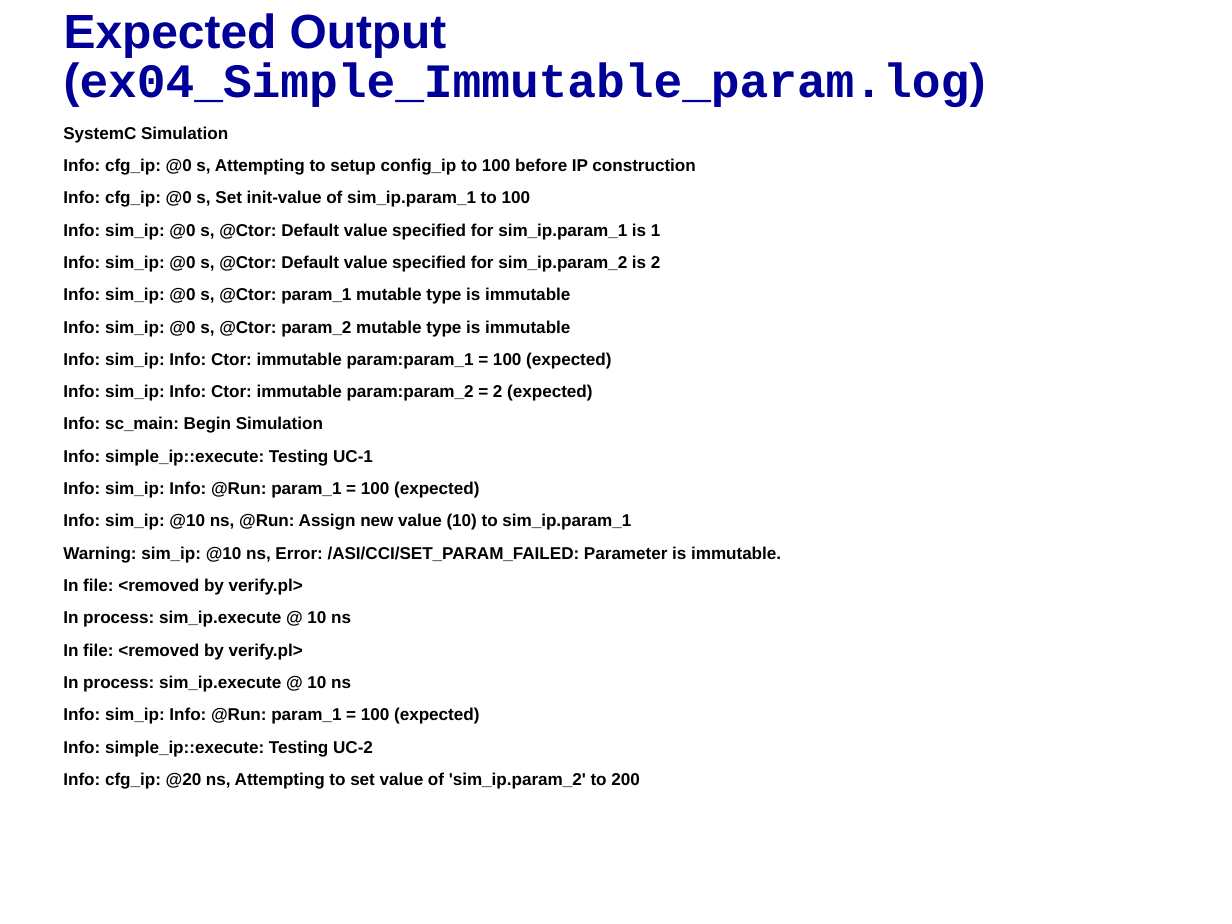
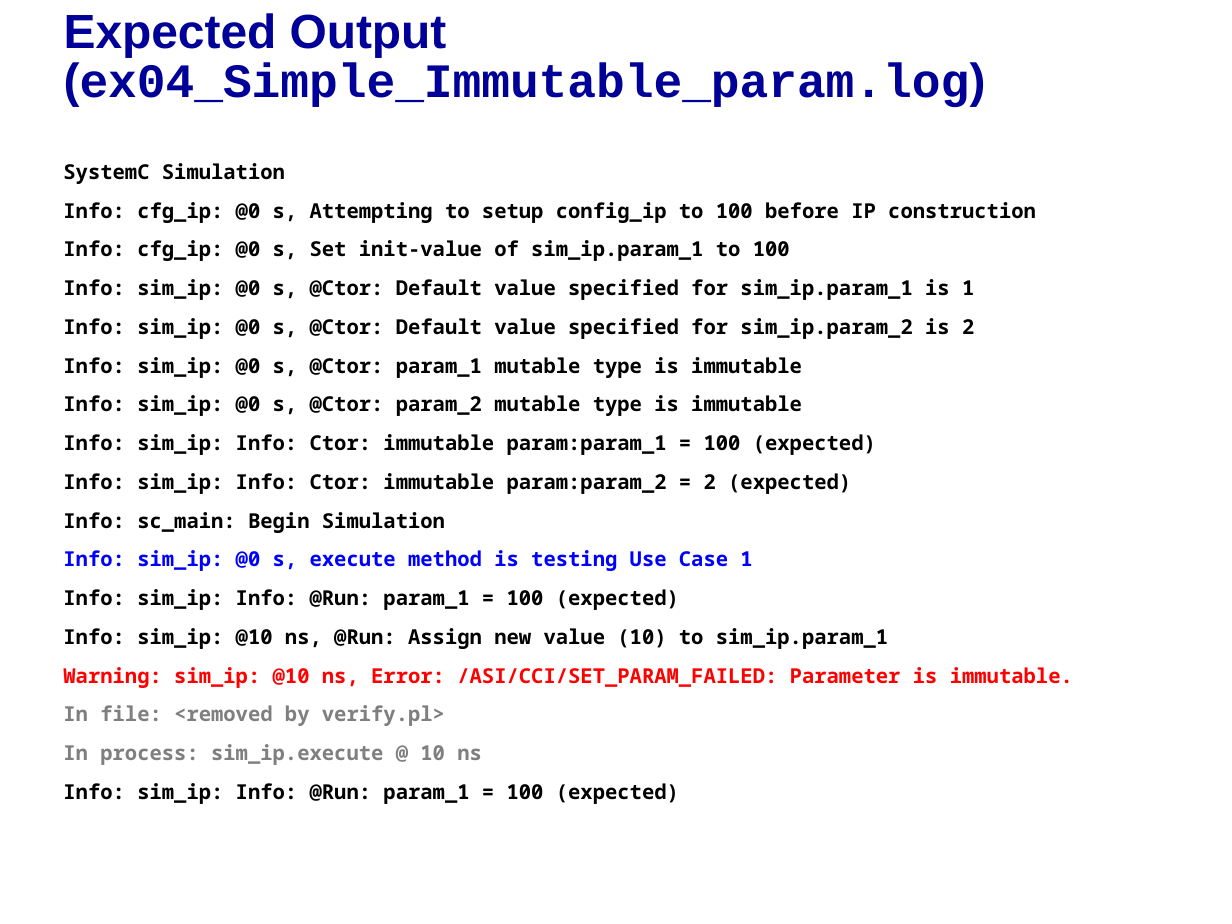
Before and after one commit to accellera-official/cci, a slide deck: slide 5 of examples/ex04_Simple_Immutable_Param/docs/ex04_Simple_Immutable_Param.ppt. Drawn at 1232x924 pixels with LibreOffice and Linux fonts; fonts in the diff are those of the drawing; background and template pictures are left out. Boxes give left, top, right and bottom in pixels: in the first picture for what was removed or moved away, otherwise in the second. Text is boxed around its words. In the diff, an @@ line names an element or a change of style, - is before the commit and + after.

```diff
--- a/examples/ex04_Simple_Immutable_Param/docs/ex04_Simple_Immutable_Param.ppt
+++ b/examples/ex04_Simple_Immutable_Param/docs/ex04_Simple_Immutable_Param.ppt
@@ text "SystemC Simulation": place and size @@
-text "SystemC Simulation" at <box>63,126,781,789</box>
+text "SystemC Simulation" at <box>63,163,1073,804</box>
@@ text at <box>63,163,1073,804</box>: size 10 to 12 pt, font Arial to Noto Sans Mono; text colour #000000 to #FF0000 in "Warning: sim_ip: @10 ns, Error: /ASI/CCI/SET_PARAM_FAILED: P ..."; text colour #000000 to #7F7F7F in "In file: <removed by verify.pl>", "In process: sim_ip.execute @ 10 ns"; more space between paragraphs @@
@@ text at <box>63,550,752,571</box>: text changed; size 10 to 12 pt; font Arial to Noto Sans Mono; text colour #000000 to #0000FF @@
-Info: simple_ip::execute: Testing UC-1
+Info: sim_ip: @0 s, execute method is testing Use Case 1
@@ text at <box>63,643,351,692</box>: paragraphs removed @@
-In file: <removed by verify.pl>
-In process: sim_ip.execute @ 10 ns
@@ text at <box>63,740,639,789</box>: paragraphs removed @@
-Info: simple_ip::execute: Testing UC-2
-Info: cfg_ip: @20 ns, Attempting to set value of 'sim_ip.param_2' to 200
```
Also in this commit, not shown: 4 other slides changed, 3 other files.
